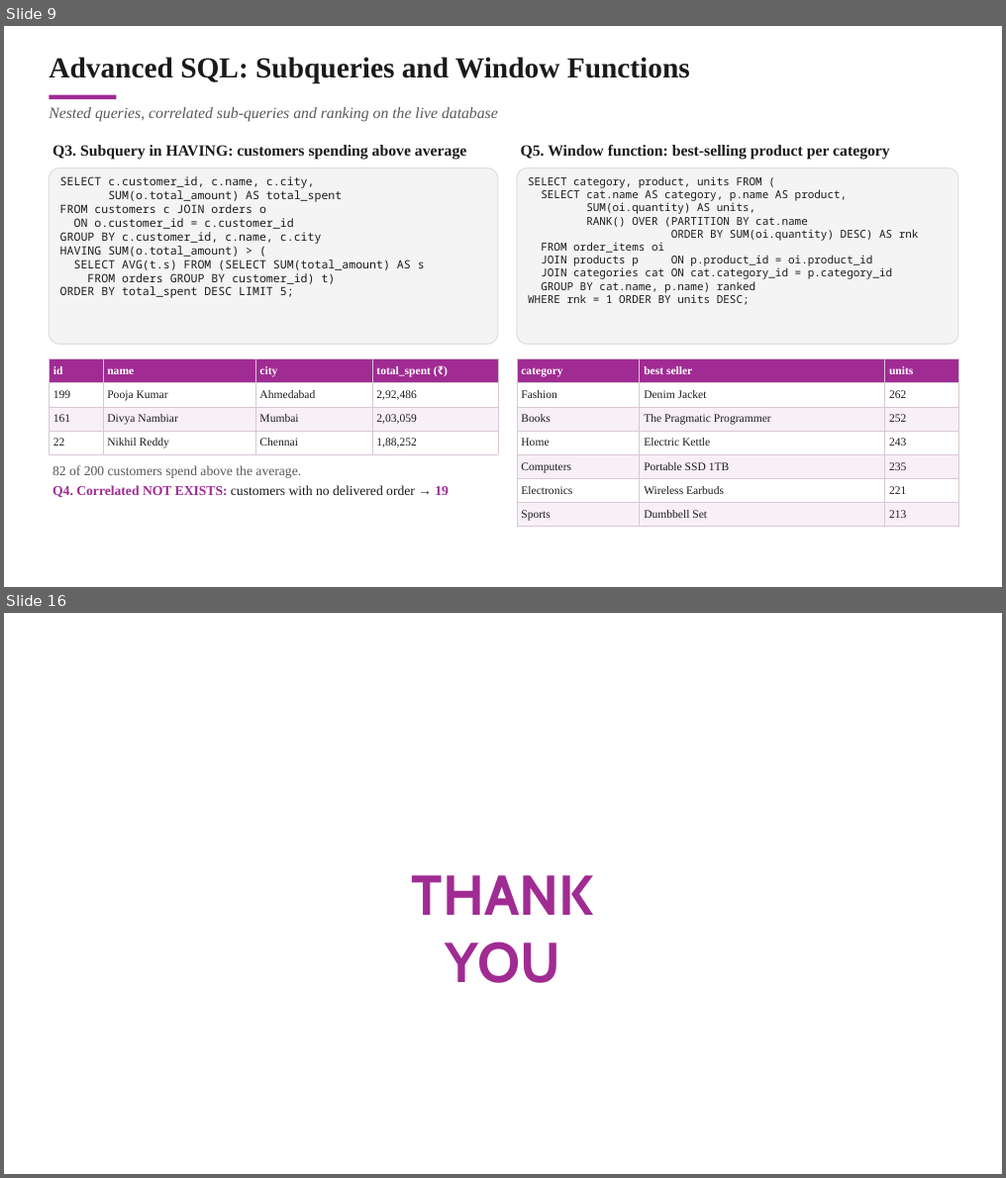
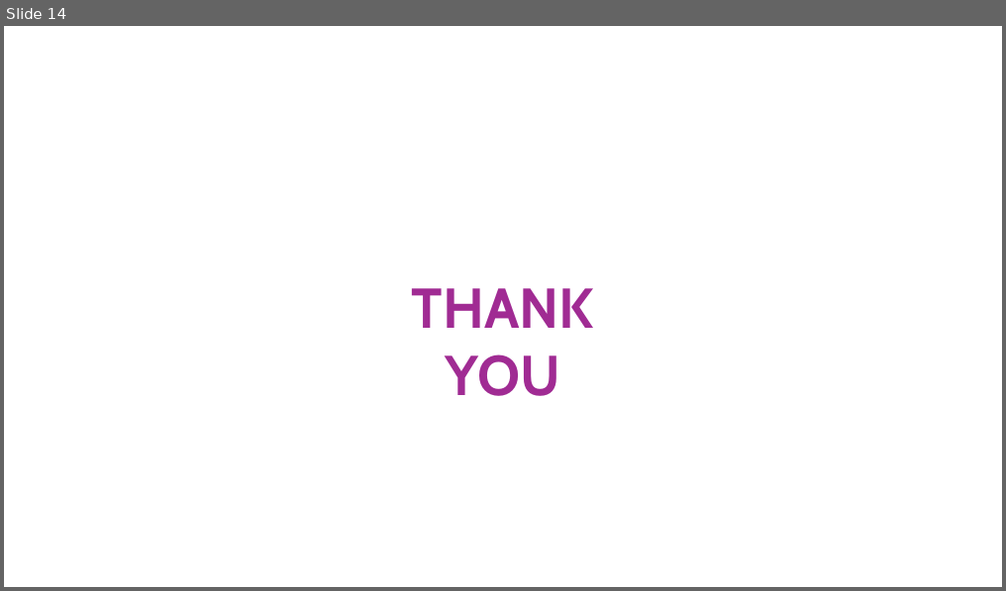
Before and after one commit to aamithkishoretj/CDC-pipeline-CC-DBMS-, a slide deck: docs/DBMS-Final-Review.pptx. Shown one above the other, each under a label of ours: slides 9 and 16 before the commit, slide 14 after it; the slides between them are not shown. The pictures are 1006x1178 and 1006x591 pixels, drawn with LibreOffice and Linux fonts; fonts in the diff are those of the drawing. Boxes give left, top, right and bottom in pixels: in the first picture for what was removed or moved away, otherwise in the second. Text is boxed around its words. In the diff, an @@ line names an element or a change of style, - is before the commit and + after.

```diff
--- a/docs/DBMS-Final-Review.pptx
+++ b/docs/DBMS-Final-Review.pptx
@@ slide 9 removed at (4, 26, 1002, 587), background #FFFFFF @@
@@ text removed at (49, 57, 690, 84) @@
-Advanced SQL: Subqueries and Window Functions
@@ rectangle removed at (49, 95, 116, 99) @@
@@ text removed at (49, 107, 498, 122) @@
-Nested queries, correlated sub-queries and ranking on the live database
@@ rounded rectangle removed at (49, 169, 498, 344) @@
@@ text removed at (53, 145, 466, 159) @@
-Q3. Subquery in HAVING: customers spending above average
@@ rounded rectangle removed at (517, 169, 958, 344) @@
@@ text removed at (521, 145, 890, 159) @@
-Q5. Window function: best-selling product per category
@@ text removed at (60, 176, 425, 298) @@
-SELECT c.customer_id, c.name, c.city,
-SUM(o.total_amount) AS total_spent
-FROM customers c JOIN orders o
-ON o.customer_id = c.customer_id
-GROUP BY c.customer_id, c.name, c.city
-HAVING SUM(o.total_amount) > (
-SELECT AVG(t.s) FROM (SELECT SUM(total_amount) AS s
-FROM orders GROUP BY customer_id) t)
-ORDER BY total_spent DESC LIMIT 5;
@@ text removed at (528, 176, 919, 305) @@
-SELECT category, product, units FROM (
-SELECT cat.name AS category, p.name AS product,
-SUM(oi.quantity) AS units,
-RANK() OVER (PARTITION BY cat.name
-ORDER BY SUM(oi.quantity) DESC) AS rnk
-FROM order_items oi
-JOIN products p ON p.product_id = oi.product_id
-JOIN categories cat ON cat.category_id = p.category_id
-GROUP BY cat.name, p.name) ranked
-WHERE rnk = 1 ORDER BY units DESC;
@@ table removed at (49, 360, 498, 455), 4 rows, 4 columns @@
-id | name | city | total_spent (₹)
-199 | Pooja Kumar | Ahmedabad | 2,92,486
-161 | Divya Nambiar | Mumbai | 2,03,059
-22 | Nikhil Reddy | Chennai | 1,88,252
@@ table removed at (517, 360, 958, 527), 7 rows, 3 columns @@
-category | best seller | units
-Fashion | Denim Jacket | 262
-Books | The Pragmatic Programmer | 252
-Home | Electric Kettle | 243
-Computers | Portable SSD 1TB | 235
-Electronics | Wireless Earbuds | 221
-Sports | Dumbbell Set | 213
@@ text removed at (53, 466, 449, 497) @@
-82 of 200 customers spend above the average.
-Q4. Correlated NOT EXISTS: customers with no delivered order → 19
@@ what was slide 16 is now slide 14 @@
```
Also in this commit, not shown: 13 slides changed, 1 other slide removed, 1 other file.
